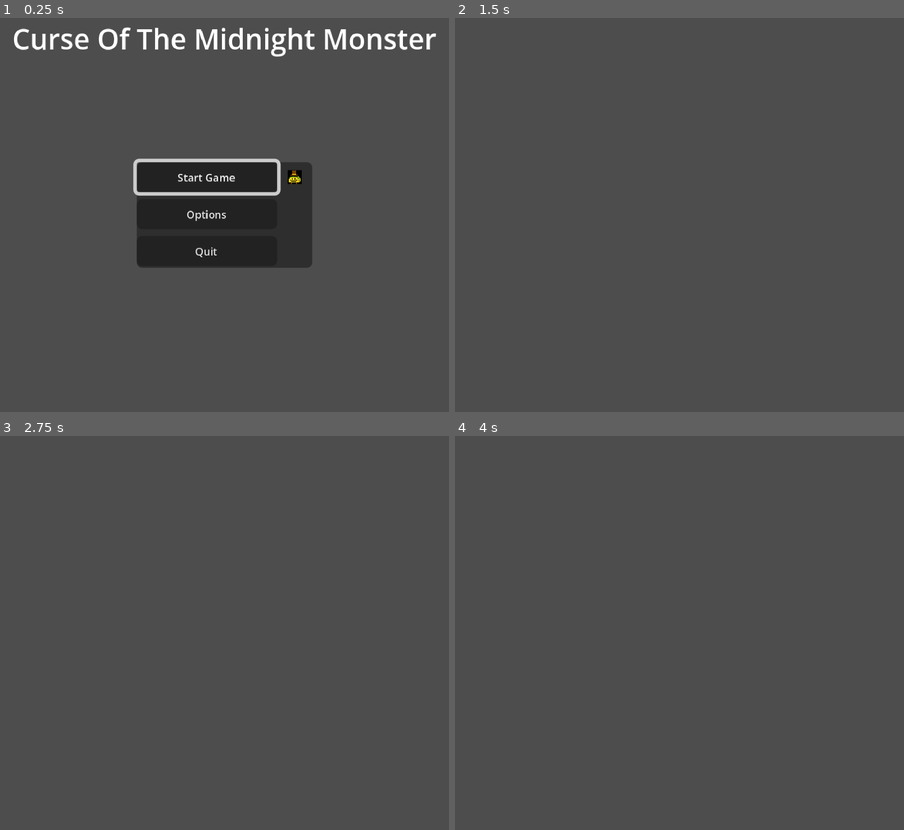
Above: before the commit, frames 1-4 (two rows, left to right).
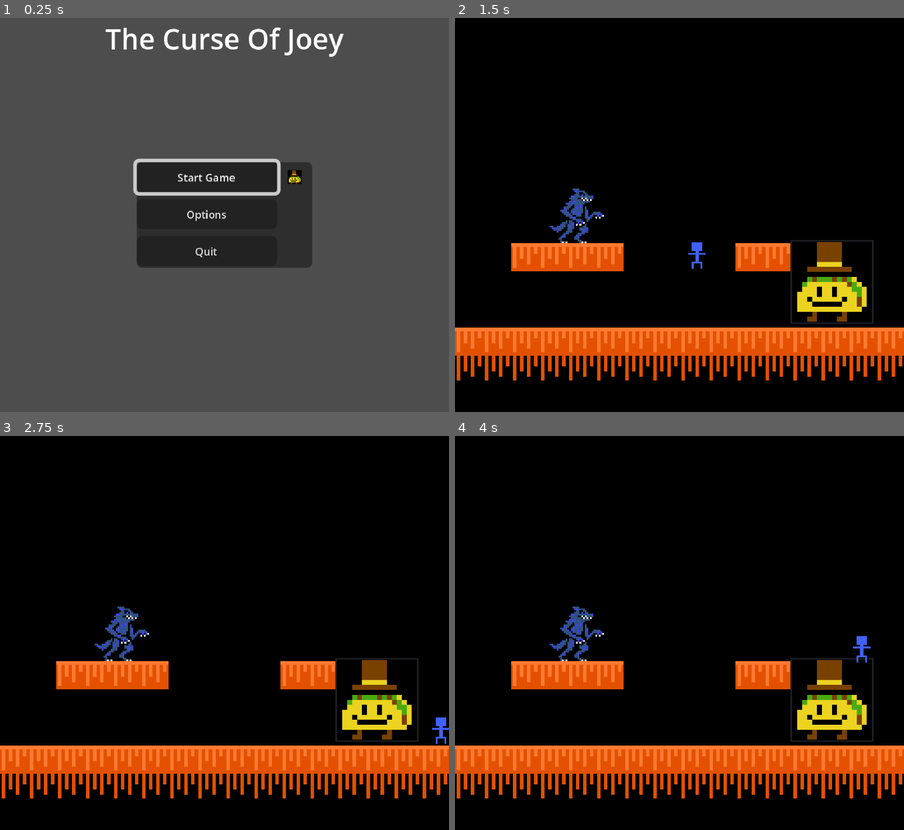
Above: after the commit, the same moments.

Repository: Octoan1/NES-Jam-2026
Game: Godot game, scene res://Scenes/conner_scene.tscn
Two runs of this game, one before a commit and one after it. Both use one fixed random seed, a clock stepped at 60 frames per second and the inputs below. This scene is started directly instead of the project's main scene.
Inputs:
- Up to frame 1 (0.25 s): no input
- Up to frame 2 (1.5 s): click "Start Game" at 0.5 s; tap Enter at 1.25 s; hold D (D_Pad_Right) from 1.28 s (still down); tap X (A_Button) at 1.35 s
- Up to frame 3 (2.75 s): keep holding D (D_Pad_Right); tap Z (B_Button) at 2.1 s
- Up to frame 4 (4 s): release D (D_Pad_Right) at 2.78 s; hold A (D_Pad_Left) 2.78-3.53 s; tap X (A_Button) at 2.85 s; hold D (D_Pad_Right) from 3.53 s (still down); tap Z (B_Button) at 3.6 s

The runs differ from the first frame. In frame 1, 2.3% of the frame differs, in the area x 3-98%, y 2-10%; in frame 2, 100%, in the area x 0-100%, y 0-100%; in frame 3, 100%; in frame 4, 100%.

Commit message:
Game Loop Prototype
- Finished prototype game loop
- Can now continuously fight the boss, select a relic, and repeat.

Diff:
--- a/Scenes/conner_scene.tscn
+++ b/Scenes/conner_scene.tscn
@@ -1,22 +1,15 @@
 [gd_scene format=3 uid="uid://vt2uj7cxgejg"]
 
-[ext_resource type="Script" uid="uid://bgdf834hrtibo" path="res://Scripts/game_manager.gd" id="1_0aiqp"]
 [ext_resource type="Script" uid="uid://dib85ovnfapt1" path="res://Scripts/ui_manager.gd" id="1_e3yc7"]
 [ext_resource type="PackedScene" uid="uid://xsjlb0si8fwb" path="res://Scenes/main_menu.tscn" id="1_qyrtj"]
-[ext_resource type="PackedScene" uid="uid://buxpwecnlehmm" path="res://Entities/Player/Player.tscn" id="3_6spu4"]
 
 [node name="ConnerScene" type="Node2D" unique_id=332362889]
-
-[node name="GameManager" type="Node" parent="." unique_id=591191411]
-script = ExtResource("1_0aiqp")
 
 [node name="UiManager" type="Node" parent="." unique_id=1766197533]
 script = ExtResource("1_e3yc7")
 
-[node name="Player" parent="." unique_id=316049185 instance=ExtResource("3_6spu4")]
-visible = false
-
 [node name="CanvasLayer" type="CanvasLayer" parent="." unique_id=1805430960]
+unique_name_in_owner = true
 
 [node name="MainMenu" parent="CanvasLayer" unique_id=2101512700 instance=ExtResource("1_qyrtj")]
 
--- a/Scenes/main_menu.gd
+++ b/Scenes/main_menu.gd
@@ -15,6 +15,7 @@
 
 func _on_start_button_pressed() -> void:
 	emit_signal("start_game")
+	self.queue_free()
 
 func _on_options_button_pressed() -> void:
 	pass # Replace with function body.
--- a/Scenes/main_menu.tscn
+++ b/Scenes/main_menu.tscn
@@ -19,7 +19,8 @@
 offset_right = 121.0
 offset_bottom = 23.0
 grow_horizontal = 2
-text = "Curse Of The Midnight Monster"
+text = "The Curse Of Joey"
+horizontal_alignment = 1
 
 [node name="Panel" type="Panel" parent="." unique_id=988997516]
 layout_mode = 1
--- a/Scripts/game_manager.gd
+++ b/Scripts/game_manager.gd
@@ -1,6 +1,6 @@
 extends Node
 
-
+# relic data
 const LUCKY_COIN = preload("uid://deyngh6fp3m8n")
 const CURSED_FINGER = preload("uid://c5u5mt5wxj4op")
 const GEM_GAUNTLET = preload("uid://qdi73n2u07dy")
@@ -13,10 +13,18 @@
 const STONE_MASK = preload("uid://mdewx4gditu")
 const TOY_TRUCK = preload("uid://bcjhgc20lxg20")
 
+# relic vars
 var inventory: Array[Relic]
 var relics: Array[Relic]
 
-@onready var player: CharacterBody2D = $"../Player"
+# scene loading vars
+var main_scene = Node2D
+const MAIN = preload("uid://cqfkwrq6ehxx5")
+
+var relic_reward_scene = Control
+const RELIC_REWARD = preload("uid://b3klv6pypfa8n")
+
+var canvas_layer: CanvasLayer
 
 
 func _ready():
@@ -49,6 +57,37 @@
 	STONE_MASK,
 	TOY_TRUCK
 	]
+
+func begin_boss():
+	main_scene = MAIN.instantiate()
+	get_tree().current_scene.add_child(main_scene)
+
+	for child in main_scene.get_children():
+		if child.name == "WerewolfBossFight":
+			for grandchild in child.get_children():
+				if grandchild.name == "WerewolfBoss":
+					print(grandchild.get_child(0).name)
+					grandchild.get_child(0).connect("died", boss_killed)
+					break
+
+func boss_killed():
+	canvas_layer = get_tree().current_scene.find_child("CanvasLayer", true, false)
+
+	main_scene.queue_free()
+	relic_reward_scene = RELIC_REWARD.instantiate()
+	canvas_layer.add_child(relic_reward_scene)
+
+func relic_selected(relic: Relic):
+	# add relic to inventory, and remove from overall pool of relics
+	var chosen_relic_index = relics.find(relic)
+	relics.remove_at(chosen_relic_index)
+	add_relic(relic)
+
+	# update player and game properties, given the player's inventory
+	update_properties()
+
+	# instantiate the boss scene
+	call_deferred("begin_boss")
 
 #======= item effects ========
 
@@ -100,8 +139,9 @@
 # Floor is slippery
 func ToyTruck():
 	# positive effect:
-	player.speed = 400.0
+	#player.speed = 400.0
 	# negative effect:
+	pass
 
 
 # Adds 6 powerful relics into the loot pool. (Can be selected as future rewards.)
@@ -111,10 +151,10 @@
 	# positive effect:
 
 	# negative effect:
-	player.speed = player.speed / 2
-	player.dmg = player.dmg / 2
-	player.health = player.health / 2
-	player.dodge_chance = player.dodge_chance / 2
+	#player.speed = player.speed / 2
+	#player.dmg = player.dmg / 2
+	#player.health = player.health / 2
+	#player.dodge_chance = player.dodge_chance / 2
 
 
 # Your sword now shoots a projectile
--- a/Scripts/relic_reward.gd
+++ b/Scripts/relic_reward.gd
@@ -30,25 +30,13 @@
 
 
 func _on_relic_1_confirmed_pressed() -> void:
-	var chosen_relic_index = GameManager.relics.find(relic_choices[0])
-	GameManager.relics.remove_at(chosen_relic_index)
-	GameManager.add_relic(relic_choices[0])
-	GameManager.update_properties()
-
+	GameManager.relic_selected(relic_choices[0])
 	self.queue_free()
 
 func _on_relic_2_confirmed_pressed() -> void:
-	var chosen_relic_index = GameManager.relics.find(relic_choices[1])
-	GameManager.relics.remove_at(chosen_relic_index)
-	GameManager.add_relic(relic_choices[1])
-	GameManager.update_properties()
-
+	GameManager.relic_selected(relic_choices[1])
 	self.queue_free()
 
 func _on_relic_3_confirmed_pressed() -> void:
-	var chosen_relic_index = GameManager.relics.find(relic_choices[2])
-	GameManager.relics.remove_at(chosen_relic_index)
-	GameManager.add_relic(relic_choices[2])
-	GameManager.update_properties()
-
+	GameManager.relic_selected(relic_choices[2])
 	self.queue_free()
--- a/Scripts/ui_manager.gd
+++ b/Scripts/ui_manager.gd
@@ -1,13 +1,7 @@
 extends Node
-
-@onready var main_menu: Control = $"../CanvasLayer/MainMenu"
-const RELIC_REWARD = preload("uid://b3klv6pypfa8n")
 
 func _ready():
 	pass
 
 func _on_main_menu_start_game() -> void:
-	RELIC_REWARD.instantiate()
-
-	if main_menu:
-		main_menu.queue_free()
+	GameManager.begin_boss()
